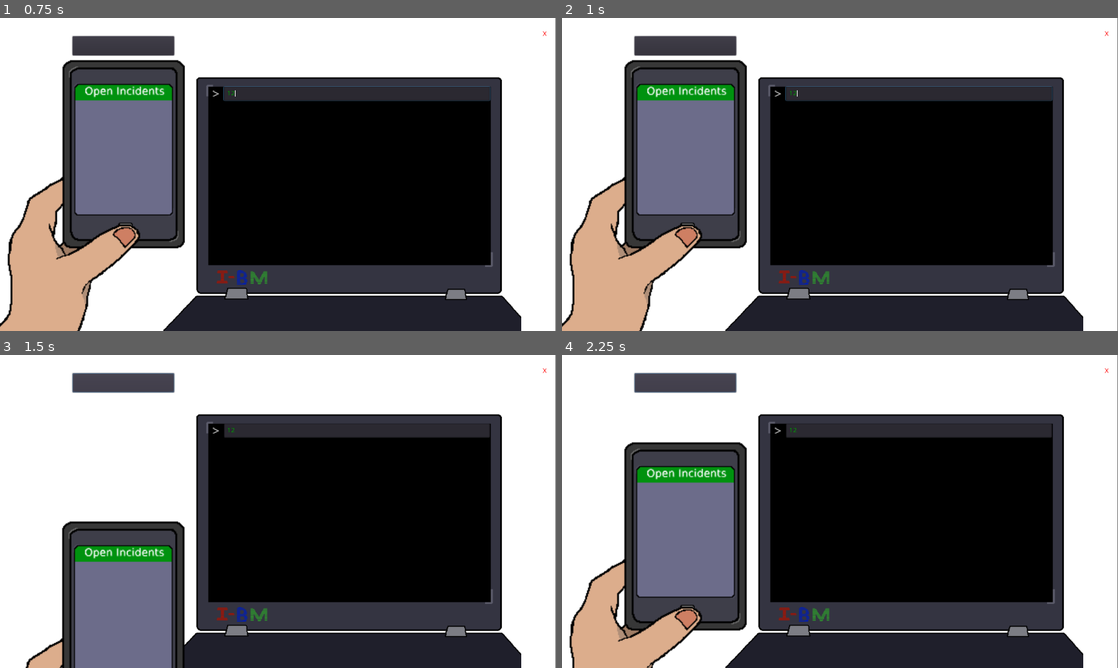
Above: before the commit, frames 1-4 (two rows, left to right).
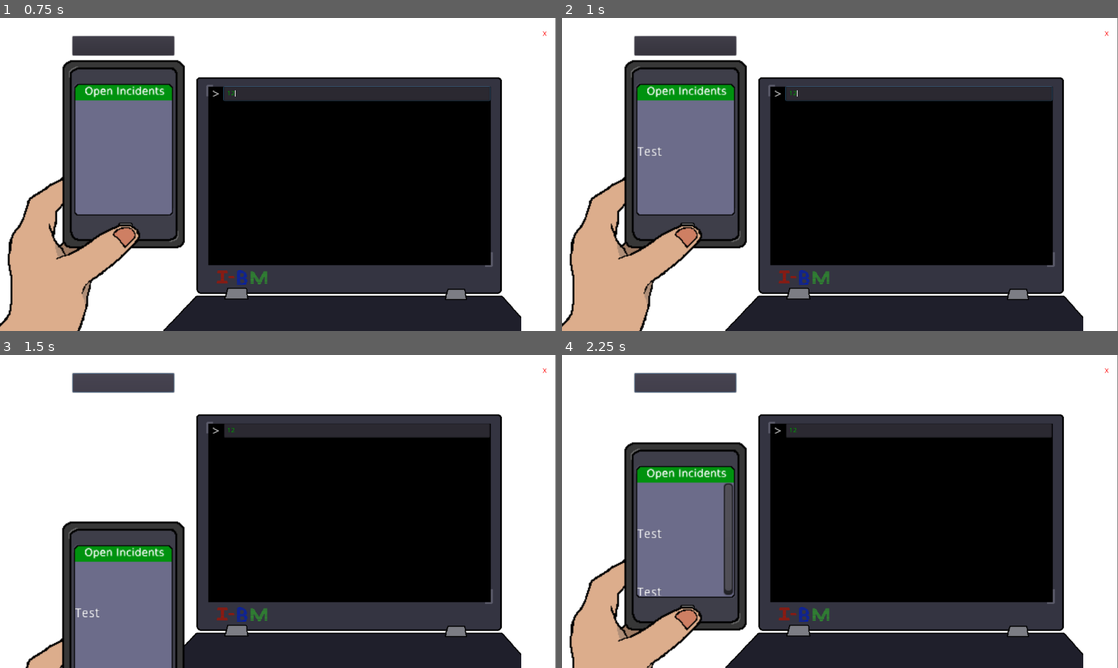
Above: after the commit, the same moments.

Repository: Epitrochoid/ludum-dare-40
Game: Godot game, scene res://Container.tscn
Two runs of this game, one before a commit and one after it. Both use one fixed random seed, a clock stepped at 60 frames per second and the inputs below.
Inputs (mouse positions are in pixels of both pictures, inside the frame that each line leads up to):
- Up to frame 1 (0.75 s): click (355, 93) at 0.52 s; type "12" at 0.6 s
- Up to frame 2 (1 s): no input
- Up to frame 3 (1.5 s): click (122, 383) at 1.25 s
- Up to frame 4 (2.25 s): click (684, 383) at 2 s

Frame 1 is identical in both runs. In frame 2, less than 0.1% of the frame differs, in the area x 13-18%, y 41-44%; in frame 3, less than 0.1%; in frame 4, 0.8%, in the area x 13-31%, y 40-77%.

Commit message:
Make tasks great again

Diff:
--- a/Container.tscn
+++ b/Container.tscn
@@ -148,19 +148,23 @@
 anchor_top = 0.0
 anchor_right = 0.0
 anchor_bottom = 0.0
+margin_right = 50.0
+margin_bottom = 50.0
 rect_pivot_offset = Vector2( 0, 0 )
 rect_clip_content = false
 mouse_filter = 1
 size_flags_horizontal = 1
 size_flags_vertical = 1
+custom_constants/separation = 50
 alignment = 0
 
-[node name="Tasks" type="Control" parent="ColorRect/Phone/ScrollContainer/VBoxContainer"]
-
-anchor_left = 0.0
-anchor_top = 0.0
-anchor_right = 0.0
-anchor_bottom = 0.0
+[node name="Container" type="Container" parent="ColorRect/Phone/ScrollContainer/VBoxContainer"]
+
+anchor_left = 0.0
+anchor_top = 0.0
+anchor_right = 0.0
+anchor_bottom = 0.0
+margin_right = 50.0
 rect_pivot_offset = Vector2( 0, 0 )
 rect_clip_content = false
 mouse_filter = 0
--- a/Tasks.gd
+++ b/Tasks.gd
@@ -1,4 +1,4 @@
-extends Control
+extends Container
 
 # class member variables go here, for example:
 # var a = 2
@@ -8,7 +8,7 @@
 	# Called every time the node is added to the scene.
 	# Initialization here
     var addTaskTimer = Timer.new()
-    addTaskTimer.set_wait_time(5)
+    addTaskTimer.set_wait_time(1)
     addTaskTimer.connect("timeout", self, "_on_add_task_timeout")
     addTaskTimer.set_one_shot(false)
     add_child(addTaskTimer)
@@ -22,5 +22,5 @@
 func _on_add_task_timeout():
   var test_label = Label.new()
   test_label.set_text("Test")
-  add_child(test_label)
+  get_parent().add_child(test_label)
   print("Timeout hit")
